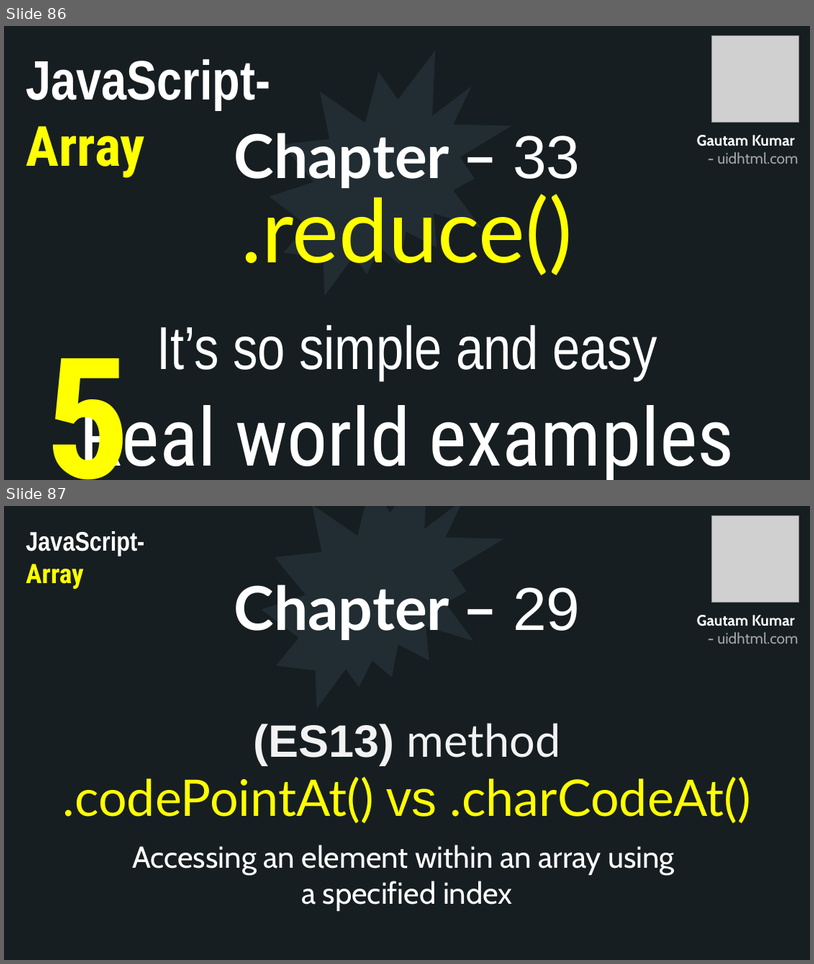
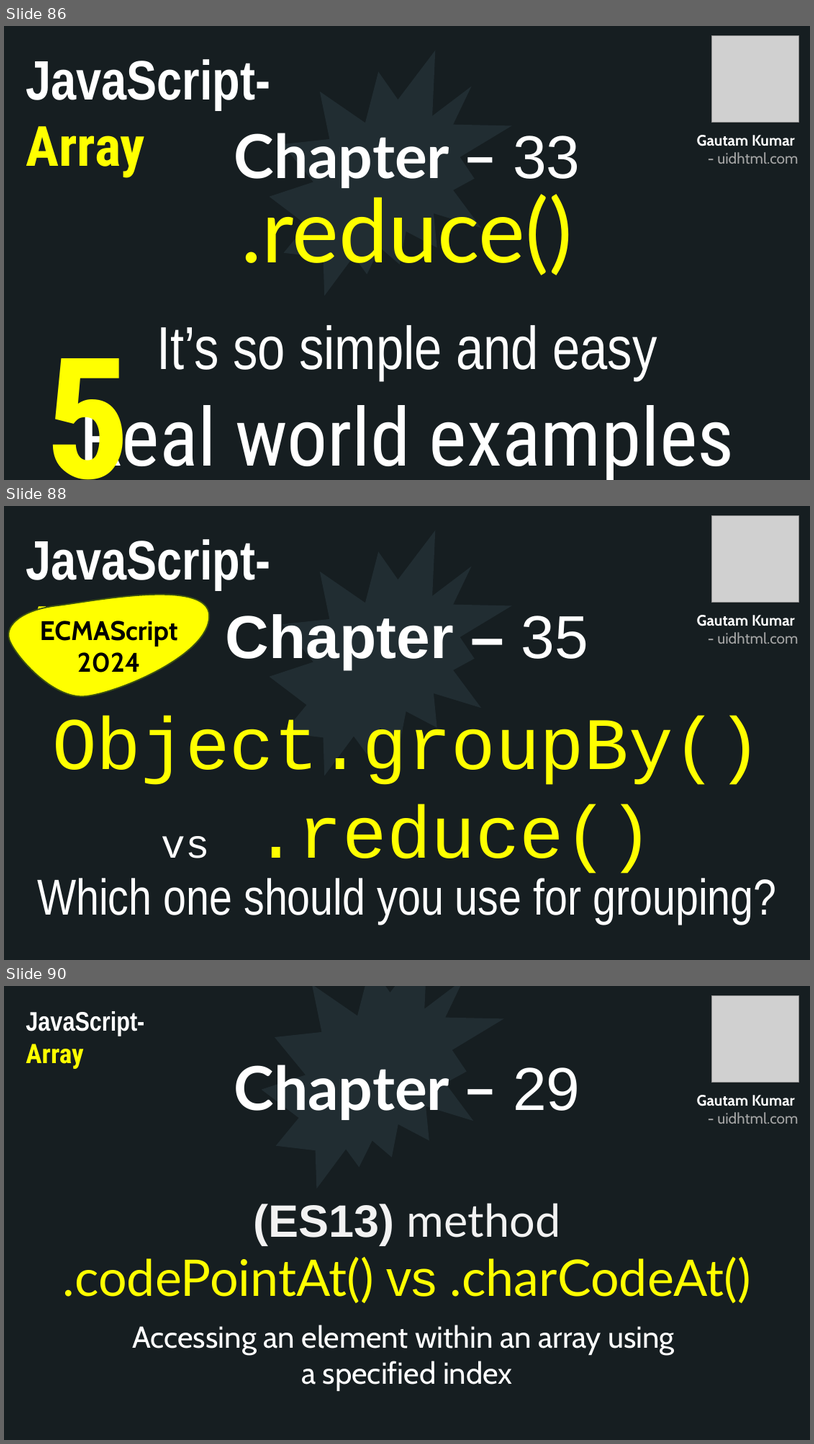
Before and after one commit to uidhtml/javascript-tutorials, a slide deck: Javascript Tutorials.pptx. Shown one above the other, each under a label of ours: slides 86 and 87 before the commit, slides 86, 88 and 90 after it; the slides between them are not shown. The pictures are 814x964 and 814x1444 pixels, drawn with LibreOffice and Linux fonts; fonts in the diff are those of the drawing; grey boxes stand for pictures. Boxes give left, top, right and bottom in pixels: in the first picture for what was removed or moved away, otherwise in the second. Text is boxed around its words. In the diff, an @@ line names an element or a change of style, - is before the commit and + after.

Commit message:
Added chapter 35

```diff
--- a/Javascript Tutorials.pptx
+++ b/Javascript Tutorials.pptx
@@ slide 88 added at (4, 506, 810, 960), background #2C3C43; not listed: 10 template elements that a slide beside it also shows @@
@@ rectangle added at (4, 506, 810, 960), fill #161E22 @@
@@ picture added at (712, 515, 800, 602) @@
@@ text added at (26, 539, 270, 659), 66 pt, text #FFFFFF, bold @@
+JavaScript- Array
@@ irregular seal added at (270, 530, 512, 775), fill #212D32 @@
@@ freeform shape added at (9, 595, 210, 696), fill #FFFF00, outline #3F5511 1.5 pt, 32 pt, text #000000, bold @@
+ECMAScript
+2024
@@ title added at (226, 614, 589, 669), 72 pt, text #FFFFFF, bold @@
+Chapter – 35
@@ text added at (697, 615, 798, 644), 18 pt, text #A6A6A6, bold @@
+Gautam Kumar
+- uidhtml.com
@@ text added at (52, 716, 761, 873), 88 pt, text #FFFF00 @@
+Object.groupBy()
+vs .reduce()
@@ text added at (37, 878, 777, 924), 60 pt, text #FFFFFF @@
+Which one should you use for grouping?
@@ what was slide 87 is now slide 90 @@
```
Also in this commit, not shown: 2 other slides added, 12 other files.
